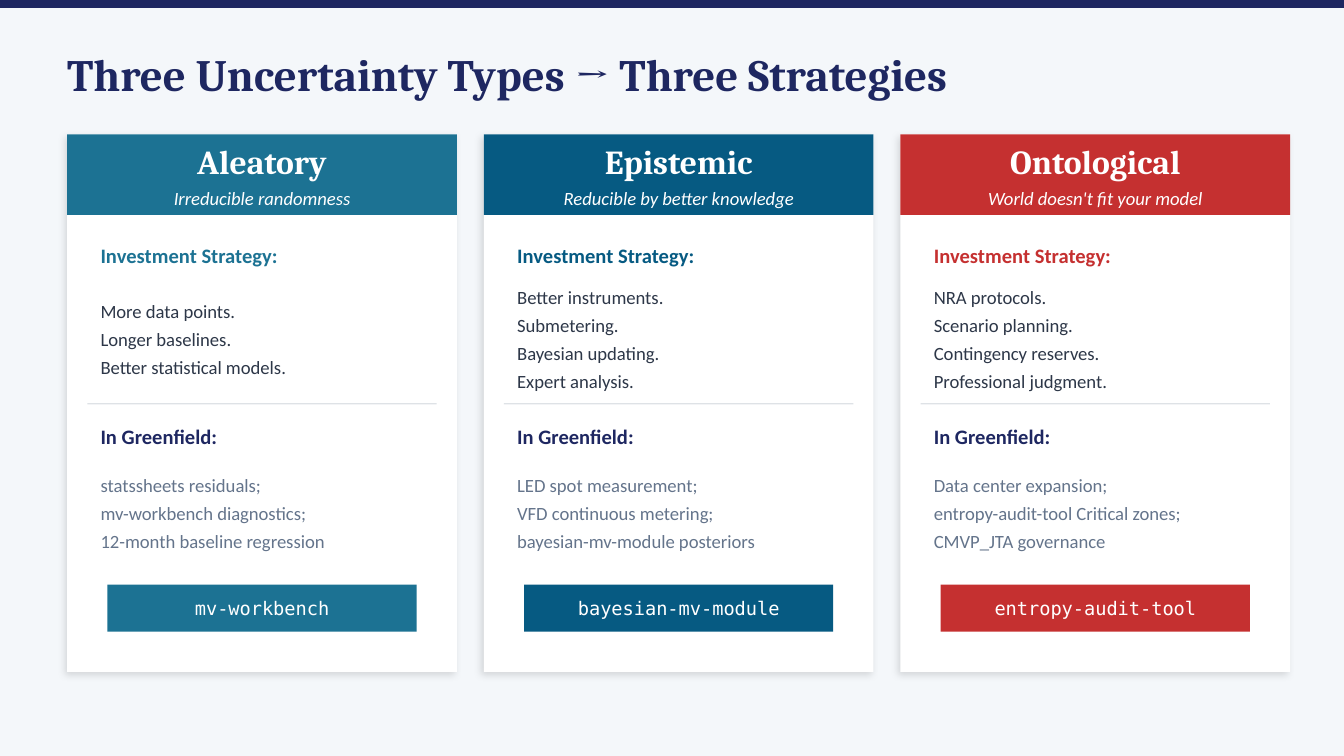
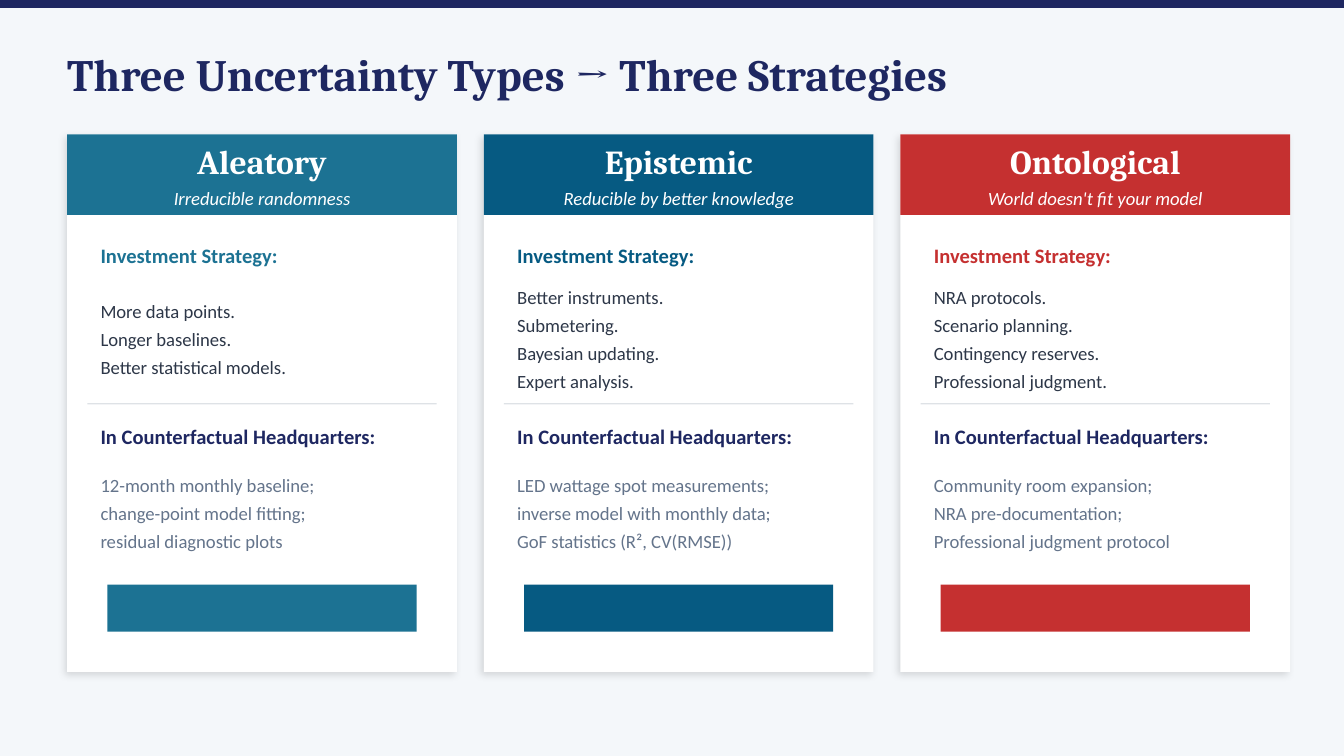
Before and after one commit to jskromer/cmvp-capstone, a slide deck: slide 7 of MV_Uncertainty_Budget_Explainer.pptx. Drawn at 1344x756 pixels with LibreOffice and Linux fonts; fonts in the diff are those of the drawing. Boxes give left, top, right and bottom in pixels: in the first picture for what was removed or moved away, otherwise in the second. Text is boxed around its words. In the diff, an @@ line names an element or a change of style, - is before the commit and + after.

```diff
--- a/MV_Uncertainty_Budget_Explainer.pptx
+++ b/MV_Uncertainty_Budget_Explainer.pptx
@@ text at <box>101,429,375,448</box>: text changed @@
-In Greenfield:
+In Counterfactual Headquarters:
@@ text at <box>517,429,792,448</box>: text changed @@
-In Greenfield:
+In Counterfactual Headquarters:
@@ text at <box>934,429,1208,448</box>: text changed @@
-In Greenfield:
+In Counterfactual Headquarters:
@@ text at <box>101,479,315,551</box>: text changed @@
-statssheets residuals;
-mv-workbench diagnostics;
-12-month baseline regression
+12-month monthly baseline;
+change-point model fitting;
+residual diagnostic plots
@@ text at <box>934,479,1170,551</box>: text changed @@
-Data center expansion;
-entropy-audit-tool Critical zones;
-CMVP_JTA governance
+Community room expansion;
+NRA pre-documentation;
+Professional judgment protocol
@@ text at <box>517,480,770,551</box>: text changed @@
-LED spot measurement;
-VFD continuous metering;
-bayesian-mv-module posteriors
+LED wattage spot measurements;
+inverse model with monthly data;
+GoF statistics (R², CV(RMSE))
@@ text removed at <box>195,600,329,616</box> @@
-mv-workbench
@@ text removed at <box>578,600,780,619</box> @@
-bayesian-mv-module
@@ text removed at <box>995,600,1197,619</box> @@
-entropy-audit-tool
```
Also in this commit, not shown: 5 other slides changed.
